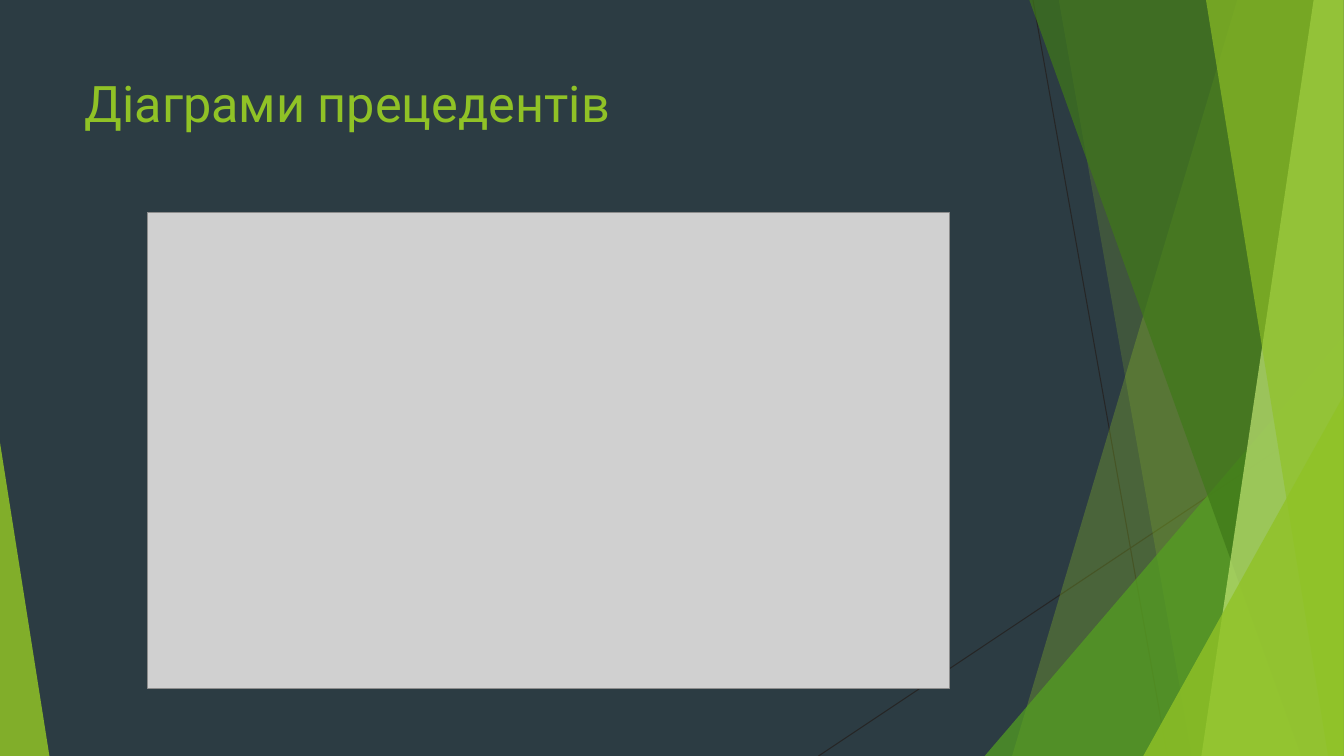
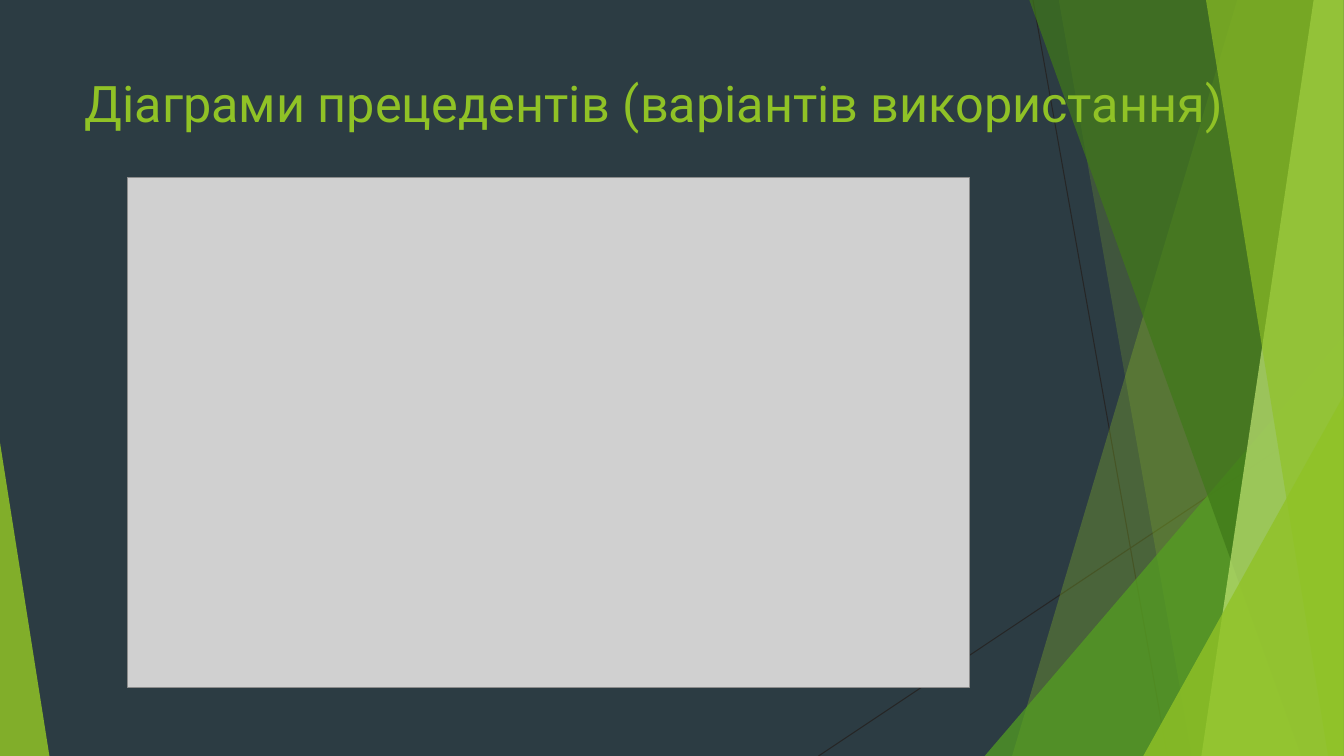
Before and after one commit to Denscorov/diplom, a slide deck: slide 6 of Doc/Мобільний додаток для тестування знань студентів з дисципліни.pptx. Drawn at 1344x756 pixels with LibreOffice and Linux fonts; fonts in the diff are those of the drawing; grey boxes stand for pictures. Boxes give left, top, right and bottom in pixels: in the first picture for what was removed or moved away, otherwise in the second. Text is boxed around its words. In the diff, an @@ line names an element or a change of style, - is before the commit and + after.

```diff
--- a/Doc/Мобільний додаток для тестування знань студентів з дисципліни.pptx
+++ b/Doc/Мобільний додаток для тестування знань студентів з дисципліни.pptx
@@ title at (85,76,1223,134): text changed @@
-Діаграми прецедентів
+Діаграми прецедентів (варіантів використання)
@@ picture: place and size @@
-picture at (147,213,950,689)
+picture at (128,178,970,688)
```
Also in this commit, not shown: 6 other slides changed, 9 other files.
